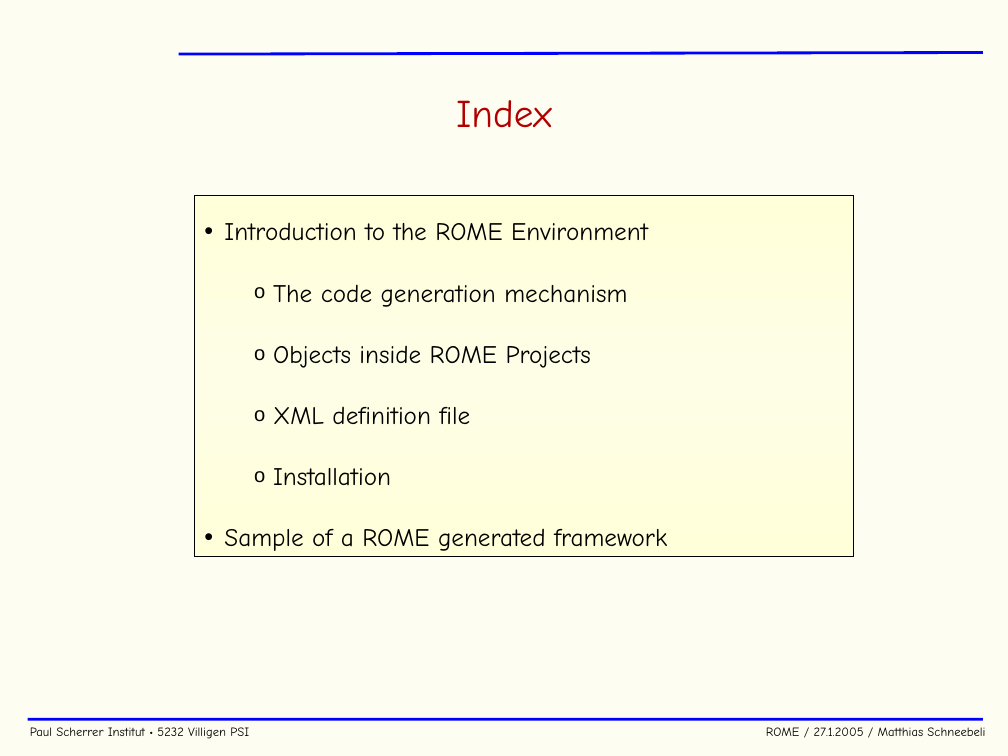
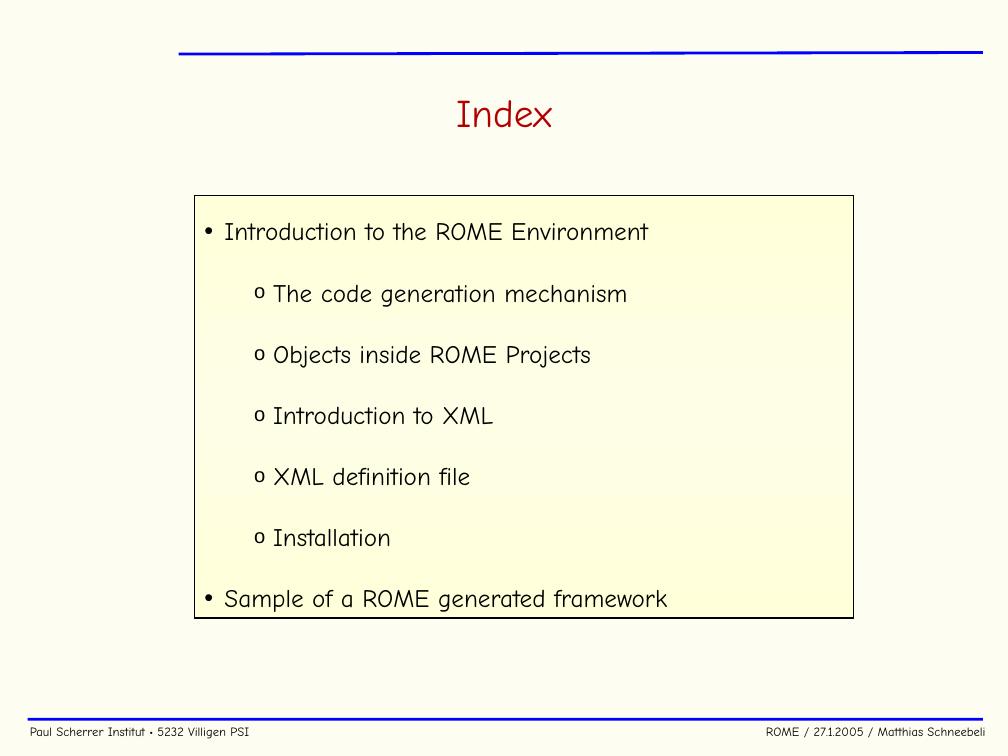
Before and after one commit to cjpl/rome, a slide deck: slide 3 of documentation/ROME.ppt. Drawn at 1008x756 pixels with LibreOffice and Linux fonts; fonts in the diff are those of the drawing; background and template pictures are left out. Boxes give left, top, right and bottom in pixels: in the first picture for what was removed or moved away, otherwise in the second. Text is boxed around its words. In the diff, an @@ line names an element or a change of style, - is before the commit and + after.

```diff
--- a/documentation/ROME.ppt
+++ b/documentation/ROME.ppt
@@ rectangle "Introduction to the ROME Environment": place and size @@
-rectangle "Introduction to the ROME Environment" at box(195, 196, 854, 556)
+rectangle "Introduction to the ROME Environment" at box(195, 196, 854, 618)
@@ text in rectangle at box(273, 406, 493, 425): paragraph added @@
+  o Introduction to XML
```
Also in this commit, not shown: 2 other slides changed, 1 slide added, 3 other files.
